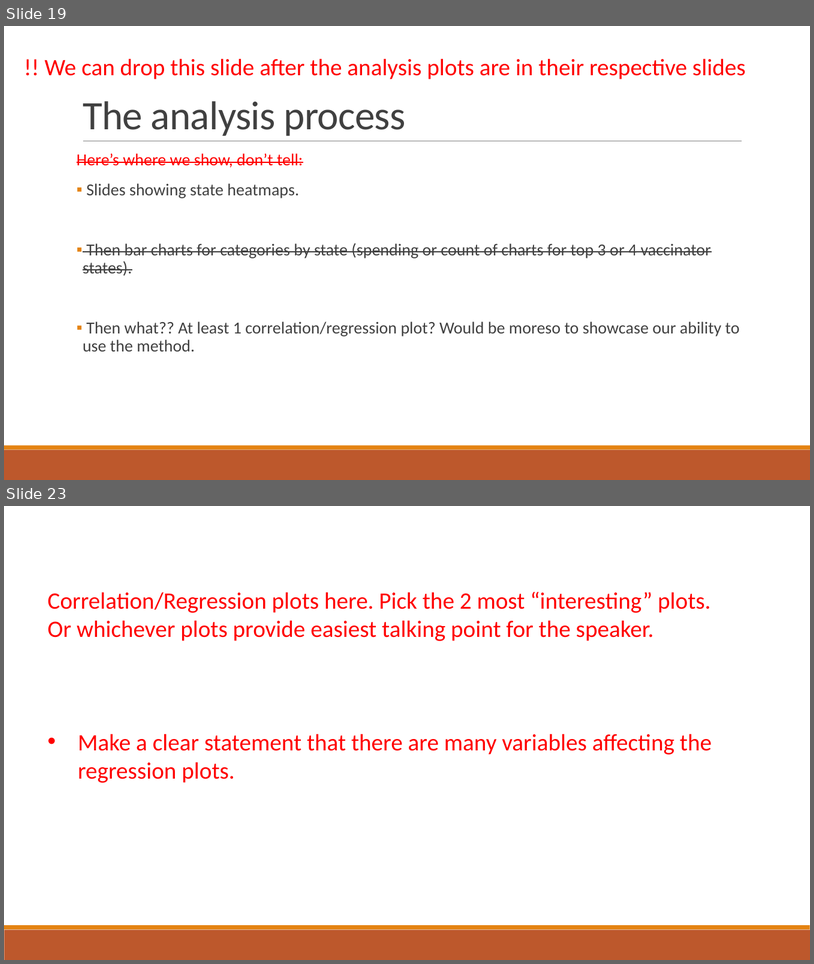
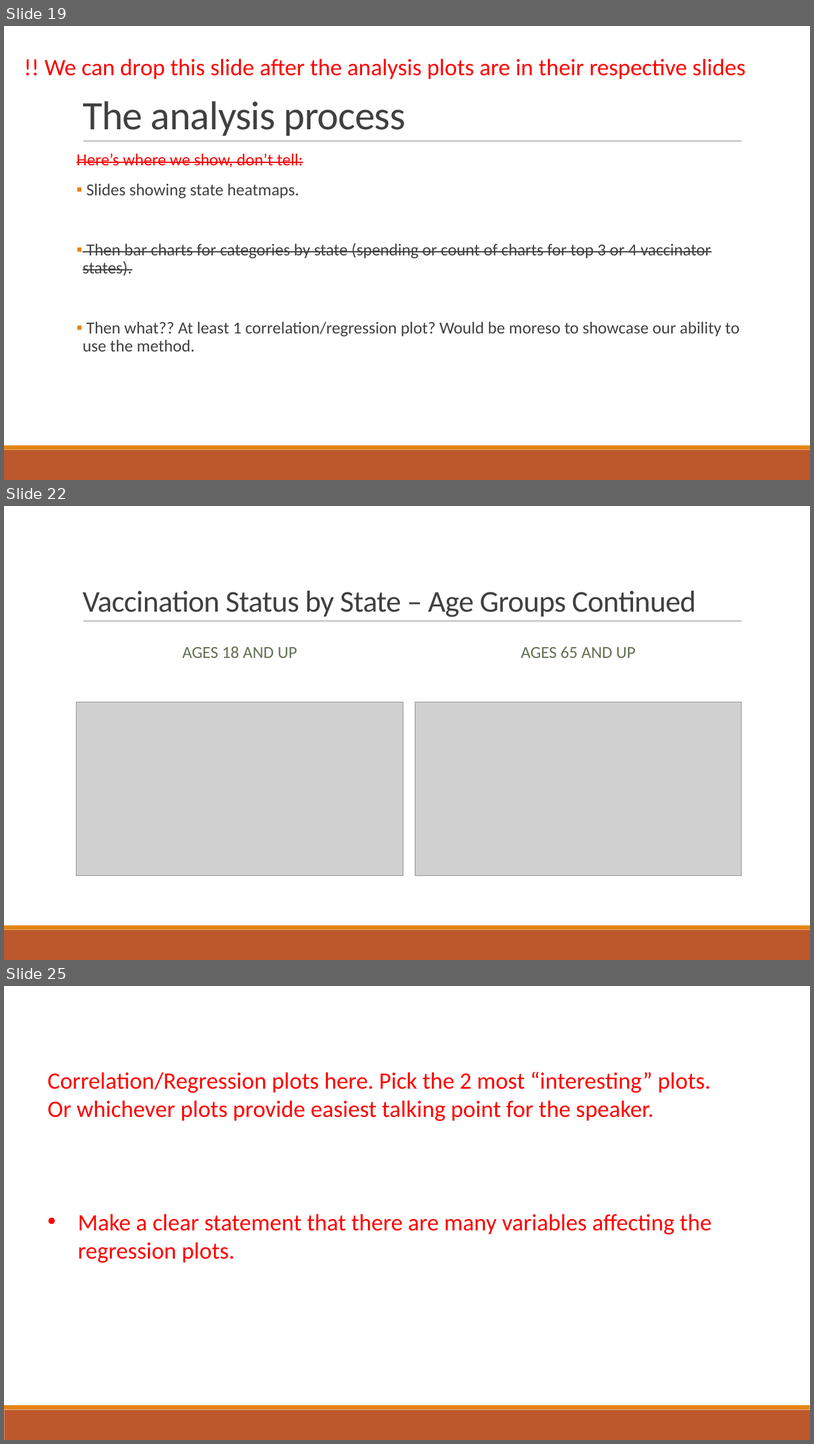
Before and after one commit to Evdawg/Project_1_Covid_Data, a slide deck: Project notes.pptx. Shown one above the other, each under a label of ours: slides 19 and 23 before the commit, slides 19, 22 and 25 after it; the slides between them are not shown. The pictures are 814x964 and 814x1444 pixels, drawn with LibreOffice and Linux fonts; fonts in the diff are those of the drawing; grey boxes stand for pictures. Boxes give left, top, right and bottom in pixels: in the first picture for what was removed or moved away, otherwise in the second. Text is boxed around its words. In the diff, an @@ line names an element or a change of style, - is before the commit and + after.

```diff
--- a/Project notes.pptx
+++ b/Project notes.pptx
@@ slide 22 added at [4, 506, 810, 960], background #FFFFFF; not listed: 3 template elements that a slide beside it also shows @@
@@ title added at [83, 591, 696, 617], 36 pt, text #404040 @@
+Vaccination Status by State – Age Groups Continued
@@ text added at [182, 646, 297, 658], 20 pt, text #637052 @@
+AGES 18 AND UP
@@ text added at [521, 646, 636, 658], 20 pt, text #637052 @@
+AGES 65 AND UP
@@ picture added at [77, 702, 403, 876] @@
@@ picture added at [416, 702, 742, 876] @@
@@ what was slide 23 is now slide 25 @@
```
Also in this commit, not shown: 4 other slides added, 3 slides removed.
